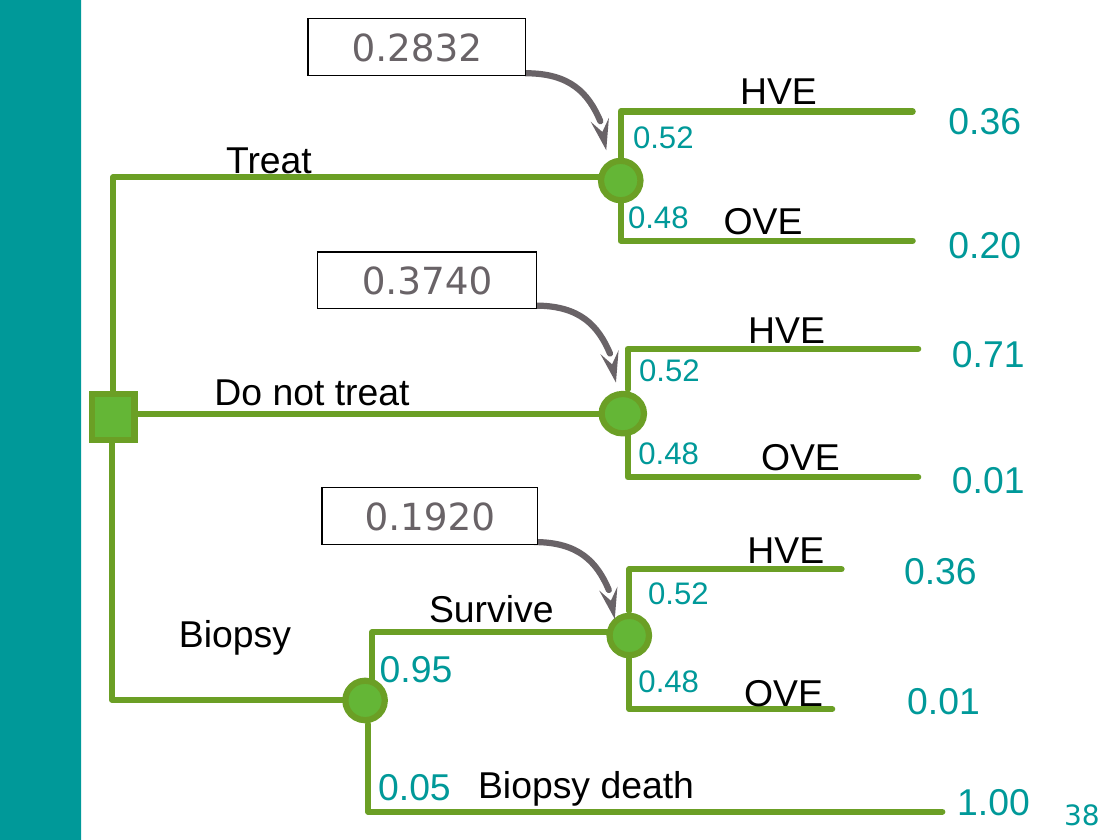
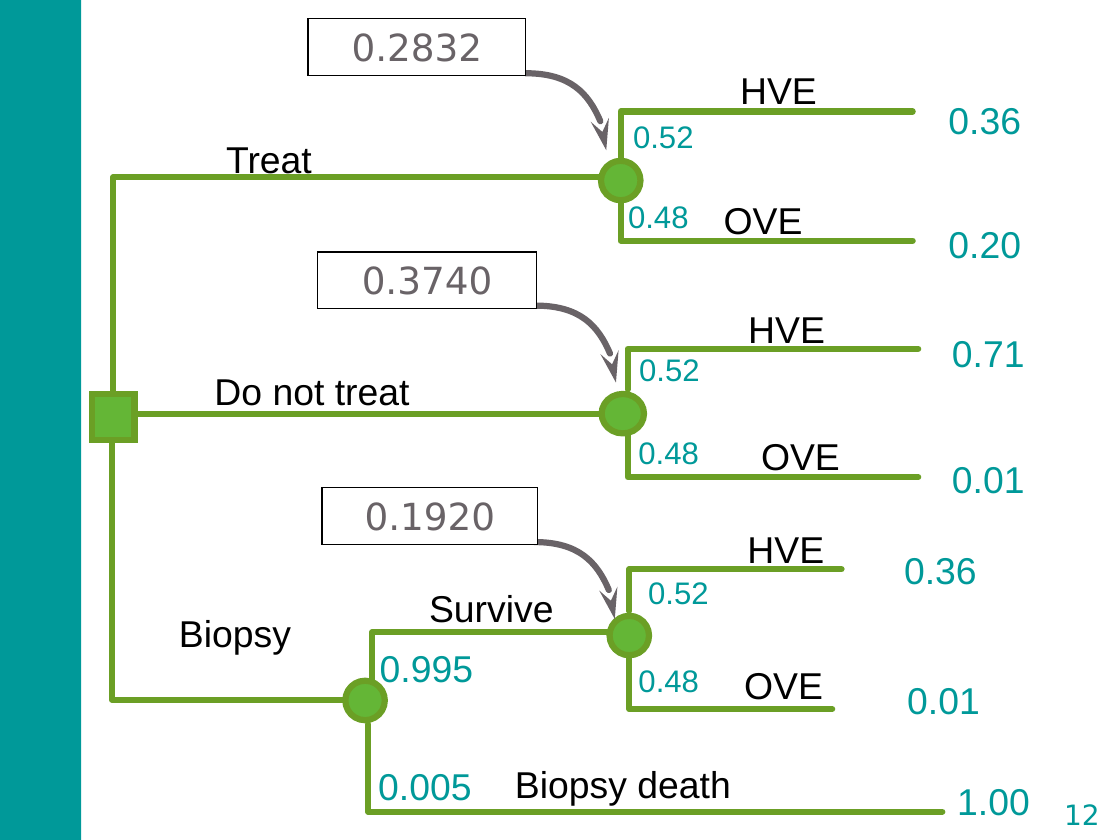
Before and after one commit to DARTH-git/Course-Modularization, a slide deck: slide 12 of Decision trees/Slides/CEA and Decision Modeling Overview_with Decision tree slides.pptx (slide 38 before the commit). Drawn at 1120x840 pixels with LibreOffice and Linux fonts; fonts in the diff are those of the drawing. Boxes give left, top, right and bottom in pixels: in the first picture for what was removed or moved away, otherwise in the second. Text is boxed around its words. In the diff, an @@ line names an element or a change of style, - is before the commit and + after.

```diff
--- a/Decision trees/Slides/CEA and Decision Modeling Overview_with Decision tree slides.pptx
+++ b/Decision trees/Slides/CEA and Decision Modeling Overview_with Decision tree slides.pptx
@@ text at (380, 656, 473, 690): text changed @@
-0.95
+0.995
@@ text "OVE" rewrapped from (744, 680, 823, 712) to (744, 673, 823, 700) @@
@@ text at (378, 774, 471, 801): text changed @@
-0.05
+0.005
@@ text "Biopsy death": place and size @@
-text "Biopsy death" at (478, 771, 694, 806)
+text "Biopsy death" at (515, 771, 730, 806)
@@ page number at (1064, 804, 1100, 825): text changed @@
-38
+12
```
Also in this commit, not shown: 3 other slides changed, 48 slides removed, 13 other files.
